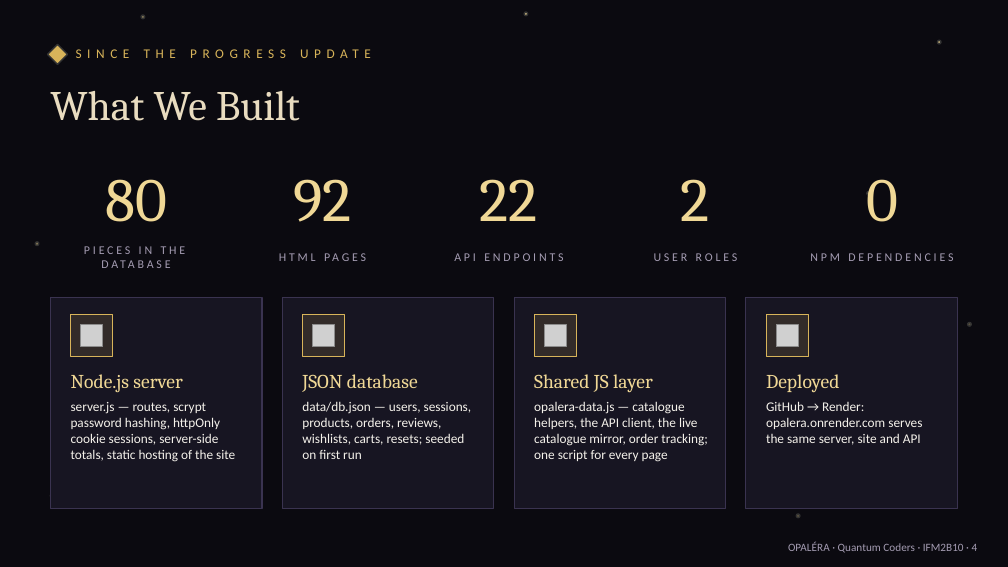
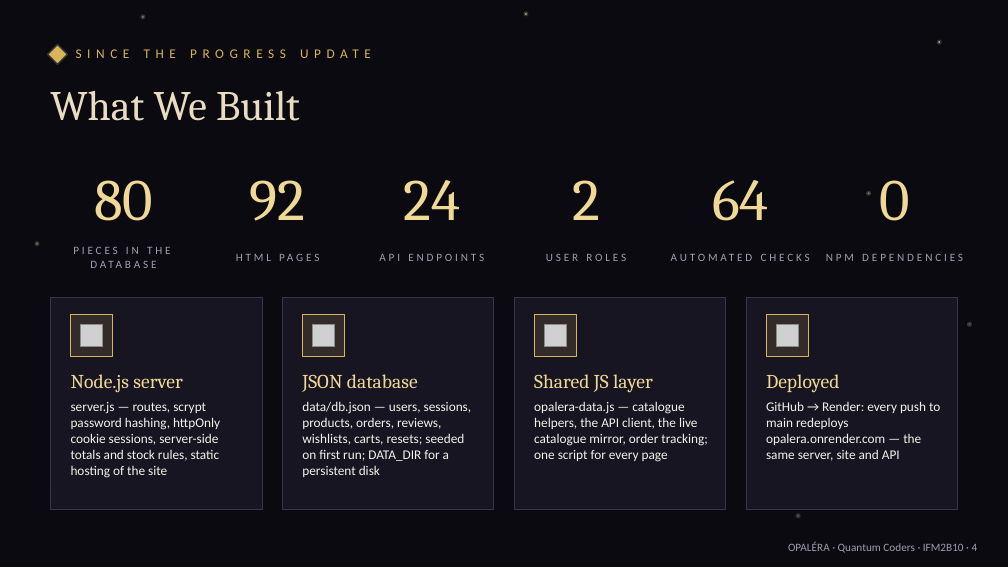
Before and after one commit to Thrivi17/Opalera, a slide deck: slide 4 of docs/OPALERA_Final_Presentation.pptx. Drawn at 1008x567 pixels with LibreOffice and Linux fonts; fonts in the diff are those of the drawing; grey boxes stand for pictures. Boxes give left, top, right and bottom in pixels: in the first picture for what was removed or moved away, otherwise in the second. Text is boxed around its words. In the diff, an @@ line names an element or a change of style, - is before the commit and + after.

```diff
--- a/docs/OPALERA_Final_Presentation.pptx
+++ b/docs/OPALERA_Final_Presentation.pptx
@@ text "92": place and size @@
-text "92" at <box>293,179,352,222</box>
+text "92" at <box>250,180,306,221</box>
@@ text removed at <box>480,179,538,221</box> @@
-22
@@ size 44 to 42 pt in 4 elements at <box>94,180,153,221</box>, <box>879,180,909,221</box>, <box>250,180,306,221</box>, <box>572,180,600,220</box> @@
@@ text "2": place and size @@
-text "2" at <box>681,179,710,221</box>
+text "2" at <box>572,180,600,220</box>
@@ text "0": place and size @@
-text "0" at <box>866,179,898,222</box>
+text "0" at <box>879,180,909,221</box>
@@ text added at <box>404,180,461,220</box>, 42 pt, text #F0D896 @@
+24
@@ text added at <box>712,180,769,221</box>, 42 pt, text #F0D896 @@
+64
@@ text "HTML PAGES": place and size @@
-text "HTML PAGES" at <box>237,237,408,277</box>
+text "HTML PAGES" at <box>205,237,351,277</box>
@@ text "API ENDPOINTS": place and size @@
-text "API ENDPOINTS" at <box>454,253,563,261</box>
+text "API ENDPOINTS" at <box>379,254,484,261</box>
@@ size 8.5 to 8 pt in 5 elements at <box>73,247,171,254</box>, <box>826,254,963,261</box>, <box>205,237,351,277</box>, <box>379,254,484,261</box>, <box>546,254,626,261</box> @@
@@ text "USER ROLES": place and size @@
-text "USER ROLES" at <box>654,253,738,261</box>
+text "USER ROLES" at <box>546,254,626,261</box>
@@ text added at <box>667,237,813,277</box>, 8 pt, text #A49CB2 @@
+AUTOMATED CHECKS
@@ text "NPM DEPENDENCIES": place and size @@
-text "NPM DEPENDENCIES" at <box>810,253,953,261</box>
+text "NPM DEPENDENCIES" at <box>826,254,963,261</box>
@@ outline #3A3350 0.75 pt to #3A3350 0.5 pt in 3 elements at <box>50,297,262,509</box>, <box>282,297,494,509</box>, <box>746,297,958,509</box> @@
@@ text at <box>71,402,220,478</box>: text changed @@
-server.js — routes, scrypt password hashing, httpOnly cookie sessions, server-side totals, static hosting of the site
+server.js — routes, scrypt password hashing, httpOnly cookie sessions, server-side totals and stock rules, static hosting of the site
@@ text at <box>302,401,472,477</box>: text changed @@
-data/db.json — users, sessions, products, orders, reviews, wishlists, carts, resets; seeded on first run
+data/db.json — users, sessions, products, orders, reviews, wishlists, carts, resets; seeded on first run; DATA_DIR for a persistent disk
@@ text at <box>766,401,940,461</box>: text changed @@
-GitHub → Render: opalera.onrender.com serves the same server, site and API
+GitHub → Render: every push to main redeploys opalera.onrender.com — the same server, site and API
```
Also in this commit, not shown: 18 other slides changed, 8 slides added, 1 other file.
